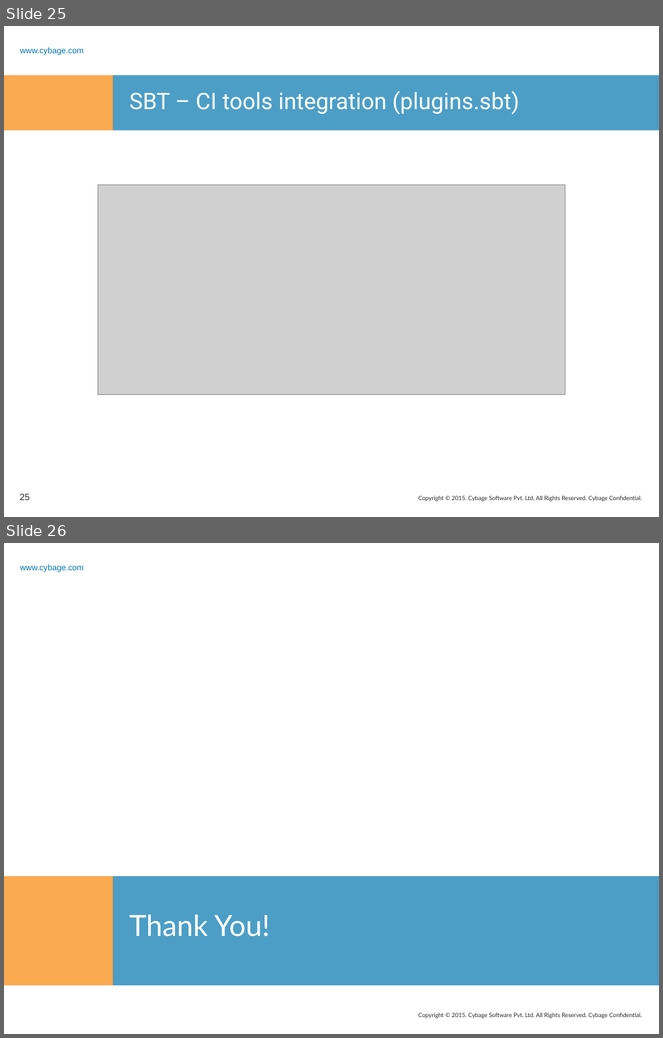
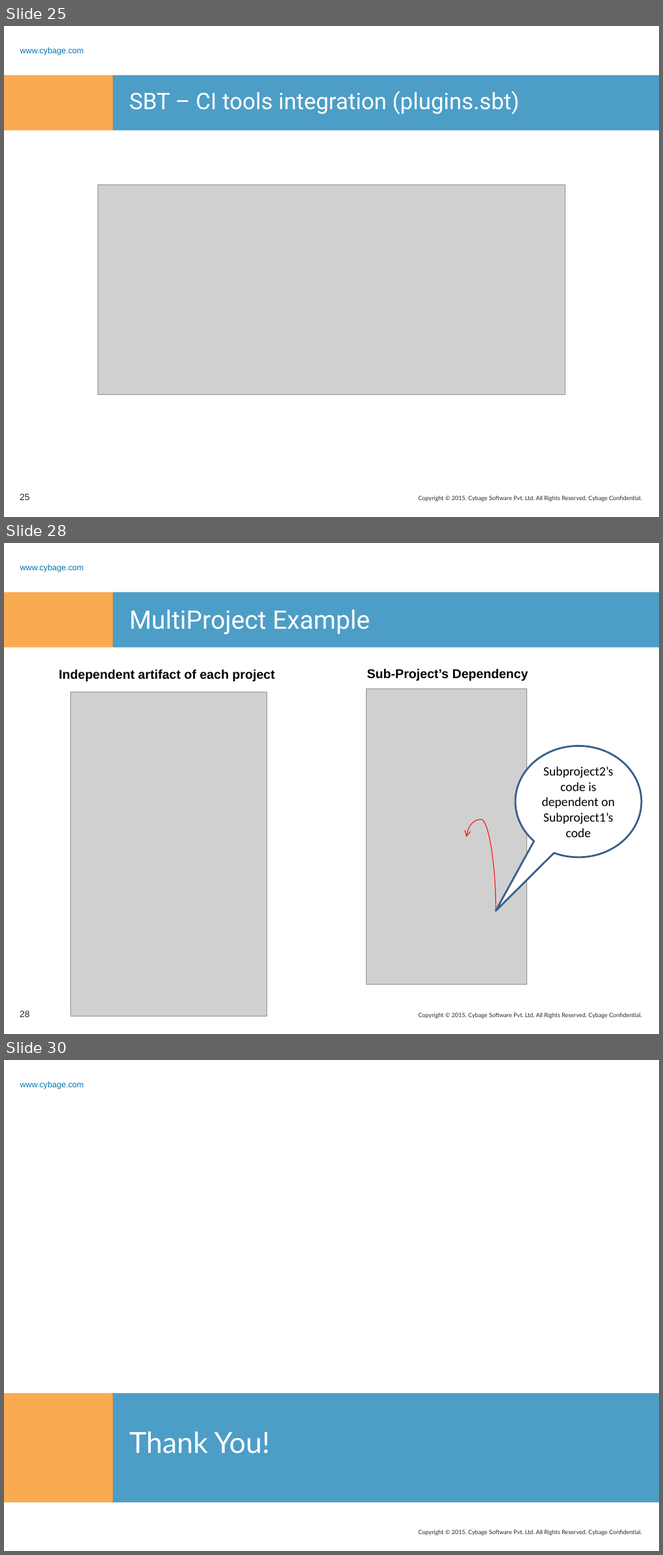
Before and after one commit to rashmitk/Documentation, a slide deck: SBT/SBT.pptx. Shown one above the other, each under a label of ours: slides 25 and 26 before the commit, slides 25, 28 and 30 after it; the slides between them are not shown. The pictures are 663x1038 and 663x1555 pixels, drawn with LibreOffice and Linux fonts; fonts in the diff are those of the drawing; grey boxes stand for pictures; background and template pictures are left out. Boxes give left, top, right and bottom in pixels: in the first picture for what was removed or moved away, otherwise in the second. Text is boxed around its words. In the diff, an @@ line names an element or a change of style, - is before the commit and + after.

Commit message:
Added slides for MultiProject build

```diff
--- a/SBT/SBT.pptx
+++ b/SBT/SBT.pptx
@@ slide 28 added at [4,543,659,1034], background #FFFFFF; not listed: 5 template elements that a slide beside it also shows @@
@@ title added at [129,609,370,635], 28 pt, text #FFFFFF @@
+MultiProject Example
@@ text added at [59,669,274,681], 14 pt, text #000000, bold @@
+Independent artifact of each project
@@ text added at [367,668,529,681], 14 pt, text #000000, bold @@
+Sub-Project’s Dependency
@@ picture added at [71,693,267,1017] @@
@@ picture added at [366,689,527,985] @@
@@ speech bubble added at [516,746,642,858], fill #FFFFFF, outline #3A5F8C 2 pt, 14 pt, text #000000 @@
+Subproject2’s code is dependent on Subproject1’s code
@@ curved arrow added from (496, 910) to (467, 837), #FF0000 0.75 pt @@
@@ page number added at [20,1011,30,1017], 10 pt, text #262626 @@
+28
@@ what was slide 26 is now slide 30 @@
```
Also in this commit, not shown: 1 slide changed, 3 other slides added, 1 slide removed.
